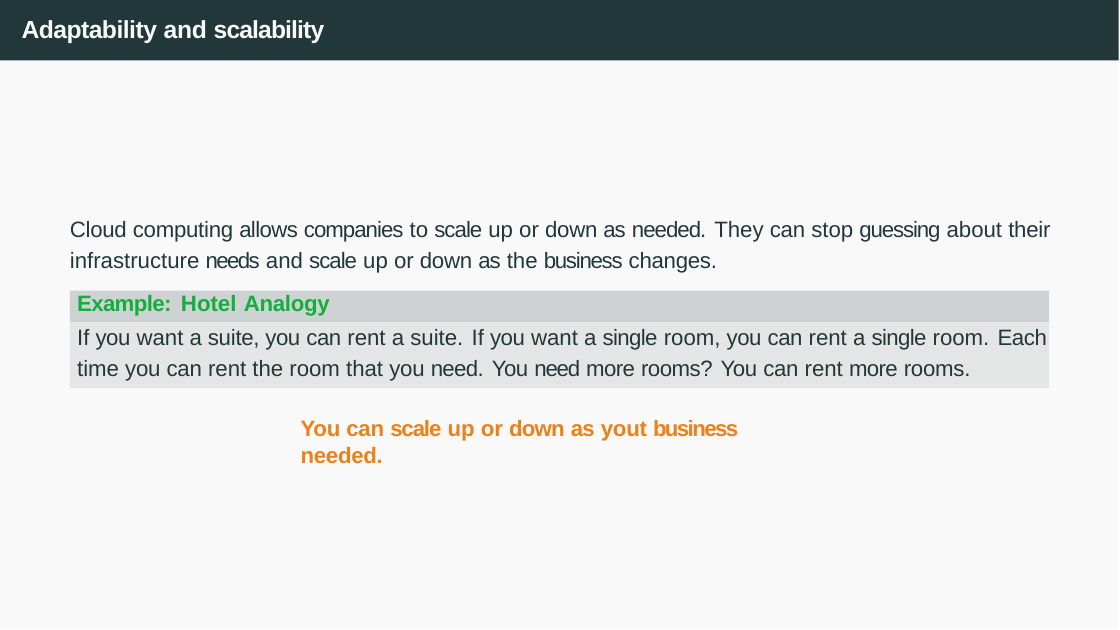
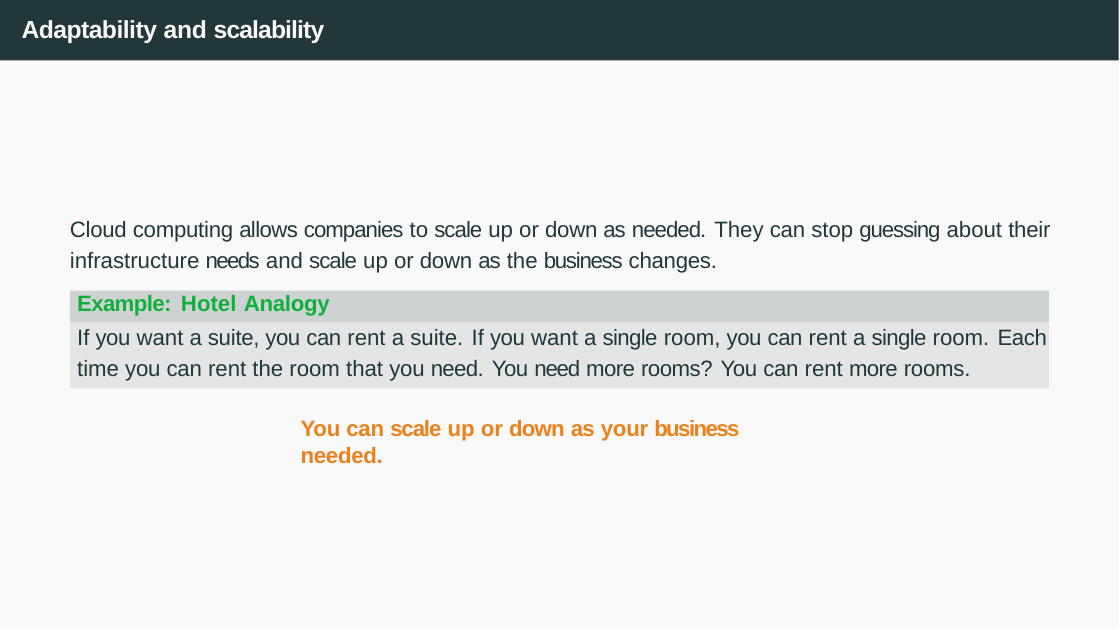
Before and after one commit to joanpaucm/HPDCB, a slide deck: slide 26 of src/slides/Session 1 and 2 - Introduction to Cloud Computing + Github Pages-2026.pptx. Drawn at 1120x630 pixels with LibreOffice and Linux fonts; fonts in the diff are those of the drawing. Boxes give left, top, right and bottom in pixels: in the first picture for what was removed or moved away, otherwise in the second. Text is boxed around its words. In the diff, an @@ line names an element or a change of style, - is before the commit and + after.

```diff
--- a/src/slides/Session 1 and 2 - Introduction to Cloud Computing + Github Pages-2026.pptx
+++ b/src/slides/Session 1 and 2 - Introduction to Cloud Computing + Github Pages-2026.pptx
@@ text at (301, 420, 739, 441): text changed @@
-You can scale up or down as yout business needed.
+You can scale up or down as your business needed.
```
Also in this commit, not shown: 6 other slides changed, 7 other files.
